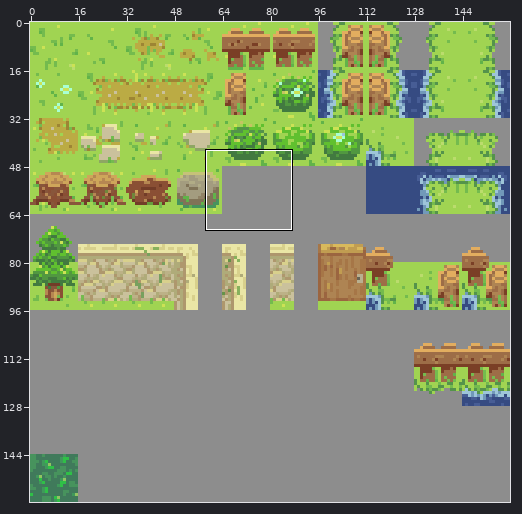
Two states of a sprite sheet, Assets/TileMap/TileMap.png. The first picture is a wide view before the edit; the outline marks the close-up.
Close-up. The starting point:
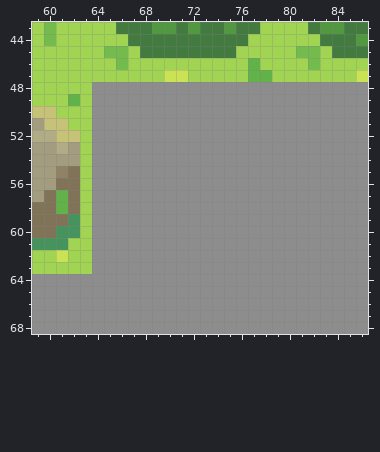
The file is 160x160 pixels. Colours within 5 levels of each other are drawn and written as one. Shown: x 59..86, y 43..68.
After the commit:
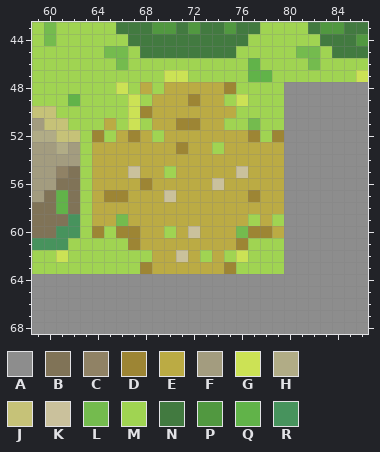
Palette (. is transparent): A #8d8d8d  B #807357  C #908265  D #9d8534  E #bbab44  F #a39c7f  G #cce255  H #b1ac86  J #c6c278  K #cac19c  L #74bb4e  M #a0d452  N #427a40  P #519840  Q #61b349  R #47935d
The author wrote: Tilemap Updated -cross dirt
From old to new:
y 48: x 64..79 AAAAAAAAAAAAAAAA -> MMGMEMEEEEEDMMMM
y 49: x 64..79 AAAAAAAAAAAAAAAA -> MMMGMEEEDEEMGMMM
y 50: x 64..79 AAAAAAAAAAAAAAAA -> MMMGDEEEEEEEMMMM
y 51: x 64..79 AAAAAAAAAAAAAAAA -> MEMGMEEDDEEMMLMM
y 52: x 64..79 AAAAAAAAAAAAAAAA -> DMEDEMEEEEEEEDMD
y 53: x 64..79 AAAAAAAAAAAAAAAA -> EEEEEEEDEEMEEEEE
y 54: x 64..79 AAAAAAAAAAAAAAAA -> EEEEEEEEEEEEEEEE
y 55: x 64..79 AAAAAAAAAAAAAAAA -> EEEKEEMEEEEEKEEE
y 56: x 64..79 AAAAAAAAAAAAAAAA -> EEEEDEEEEEKEEEEE
y 57: x 64..79 AAAAAAAAAAAAAAAA -> EDDEEEKEEEEEEDEE
y 58: x 64..79 AAAAAAAAAAAAAAAA -> EEEEEEEEEEEEEEEE
y 59: x 64..79 AAAAAAAAAAAAAAAA -> EELEEEEEEEEEEMEM
y 60: x 64..79 AAAAAAAAAAAAAAAA -> DMDDEEMEKEEELDDE
y 61: x 64..79 AAAAAAAAAAAAAAAA -> MMMDEEEEEEEEDMMM
y 62: x 64..79 AAAAAAAAAAAAAAAA -> MMMMMEEKEMEMGMMM
y 63: x 64..79 AAAAAAAAAAAAAAAA -> MMMMDEEEEEEDMMMM
Pixel boxes of the changes (left, top, right, bottom) in both close-ups:
changed: (92, 82, 284, 274)
